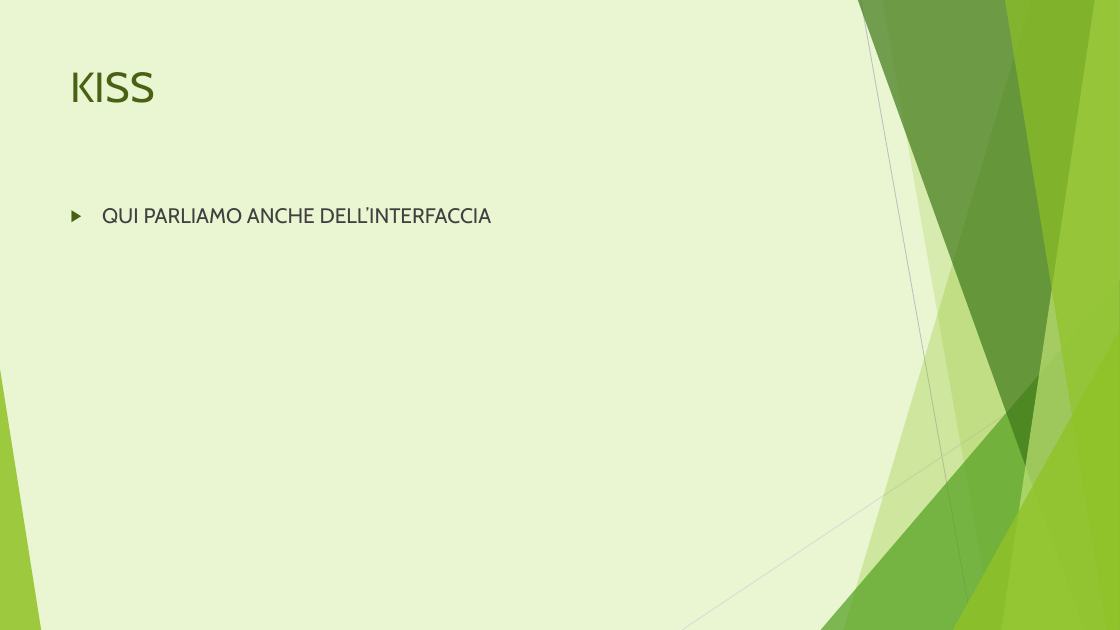
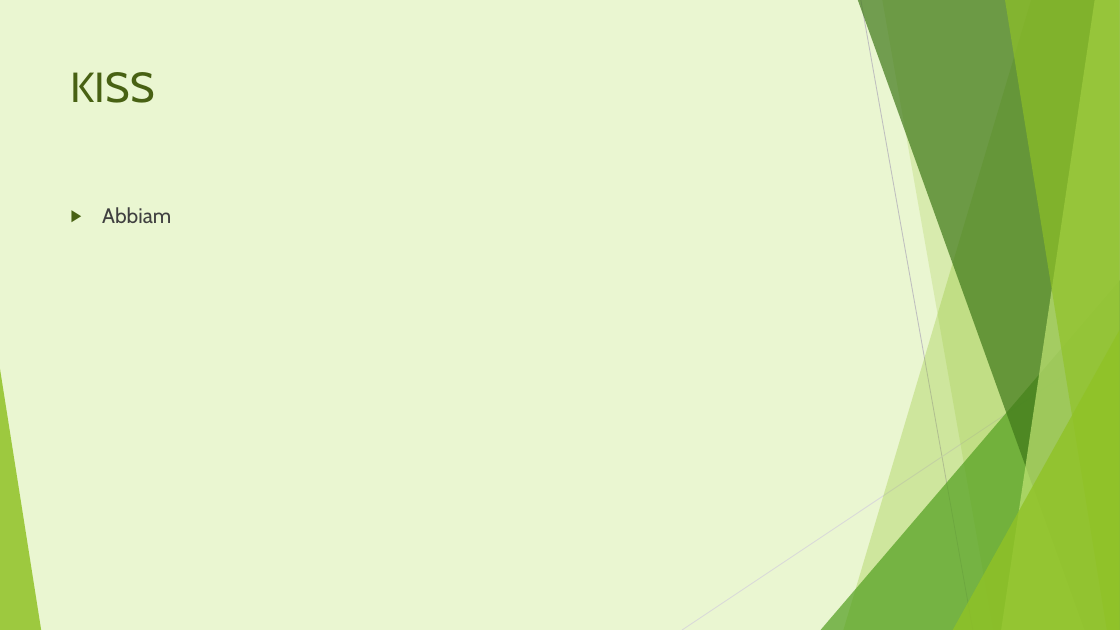
Before and after one commit to ChiaraAmalia/solidityproj, a slide deck: slide 7 of documenti/Footprint calculator.pptx (slide 6 before the commit). Drawn at 1120x630 pixels with LibreOffice and Linux fonts; fonts in the diff are those of the drawing. Boxes give left, top, right and bottom in pixels: in the first picture for what was removed or moved away, otherwise in the second. Text is boxed around its words. In the diff, an @@ line names an element or a change of style, - is before the commit and + after.

```diff
--- a/documenti/Footprint calculator.pptx
+++ b/documenti/Footprint calculator.pptx
@@ text at (102,207,171,223): text changed @@
-▶ QUI PARLIAMO ANCHE DELL’INTERFACCIA
+▶ Abbiam
```
Also in this commit, not shown: 4 other slides changed, 1 slide added.
